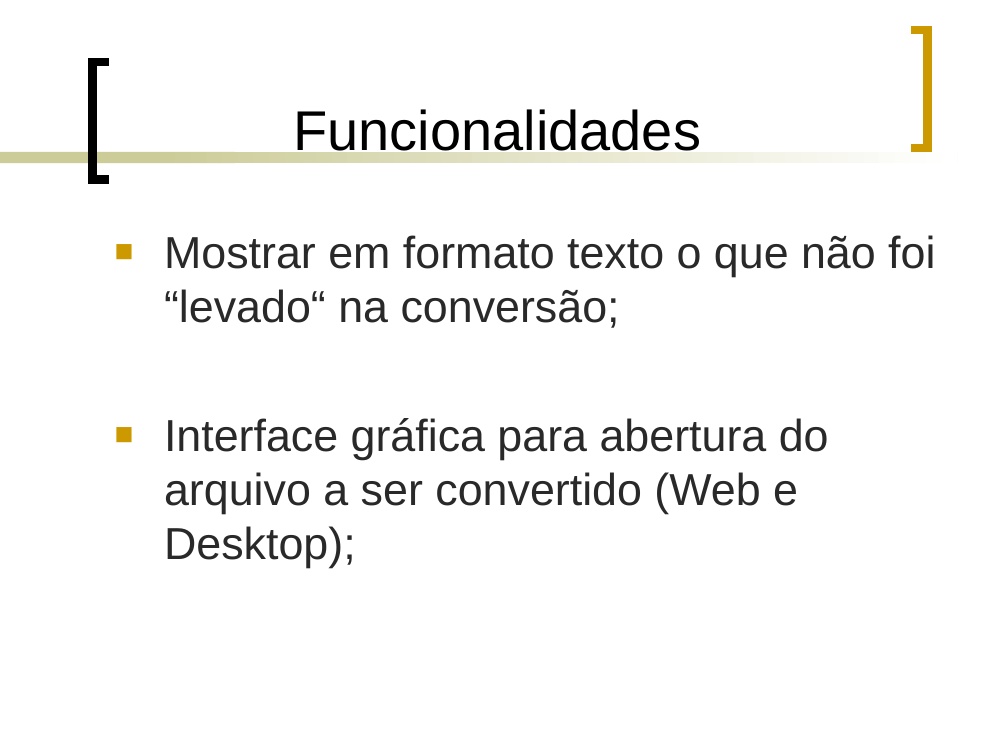
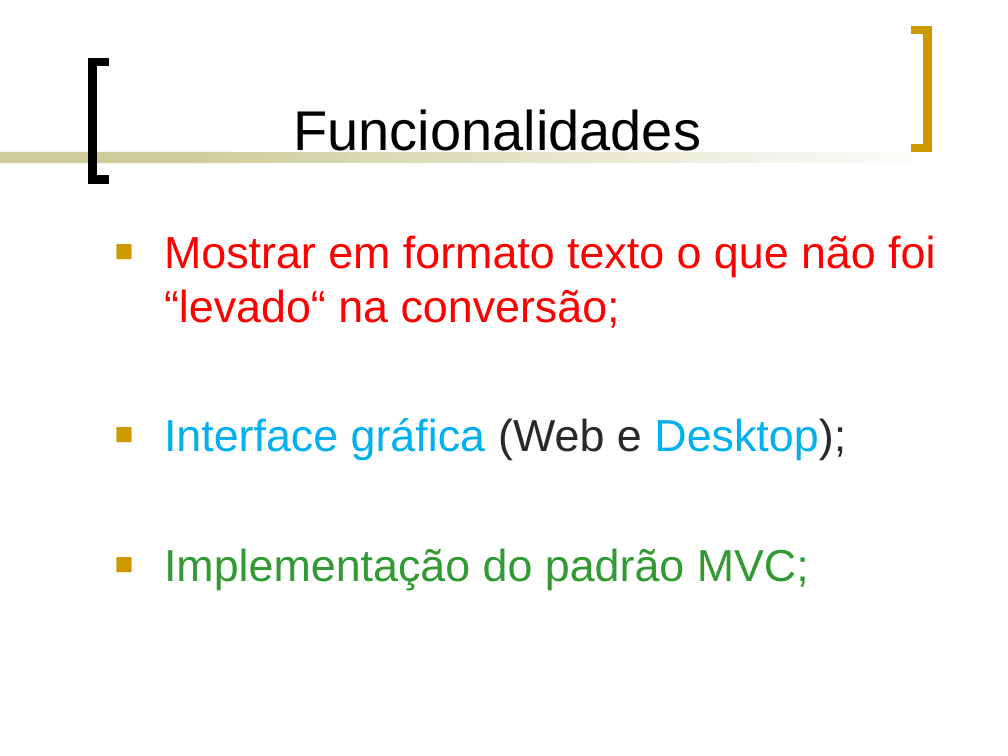
Before and after one commit to ms-uerj/conversoruml, a slide deck: slide 11 of apresentação/Equipe Parseros.ppt (slide 7 before the commit). Drawn at 1008x756 pixels with LibreOffice and Linux fonts; fonts in the diff are those of the drawing. Boxes give left, top, right and bottom in pixels: in the first picture for what was removed or moved away, otherwise in the second. Text is boxed around its words. In the diff, an @@ line names an element or a change of style, - is before the commit and + after.

Commit message:
Apresentação atualizada para o 2º seminário.

```diff
--- a/apresentação/Equipe Parseros.ppt
+++ b/apresentação/Equipe Parseros.ppt
@@ text at <box>164,235,935,328</box>: text colour #292929 to #FF0000 in "Mostrar em formato texto o que não ..." @@
@@ text at <box>164,418,846,590</box>: text changed; text colour #292929 to #339933 @@
-■ Interface gráfica para abertura do arquivo a ser convertido (Web e Desktop);
+■ Interface gráfica (Web e Desktop);
+■ Implementação do padrão MVC;
```
Also in this commit, not shown: 5 other slides changed, 6 slides added, 3 slides removed.
